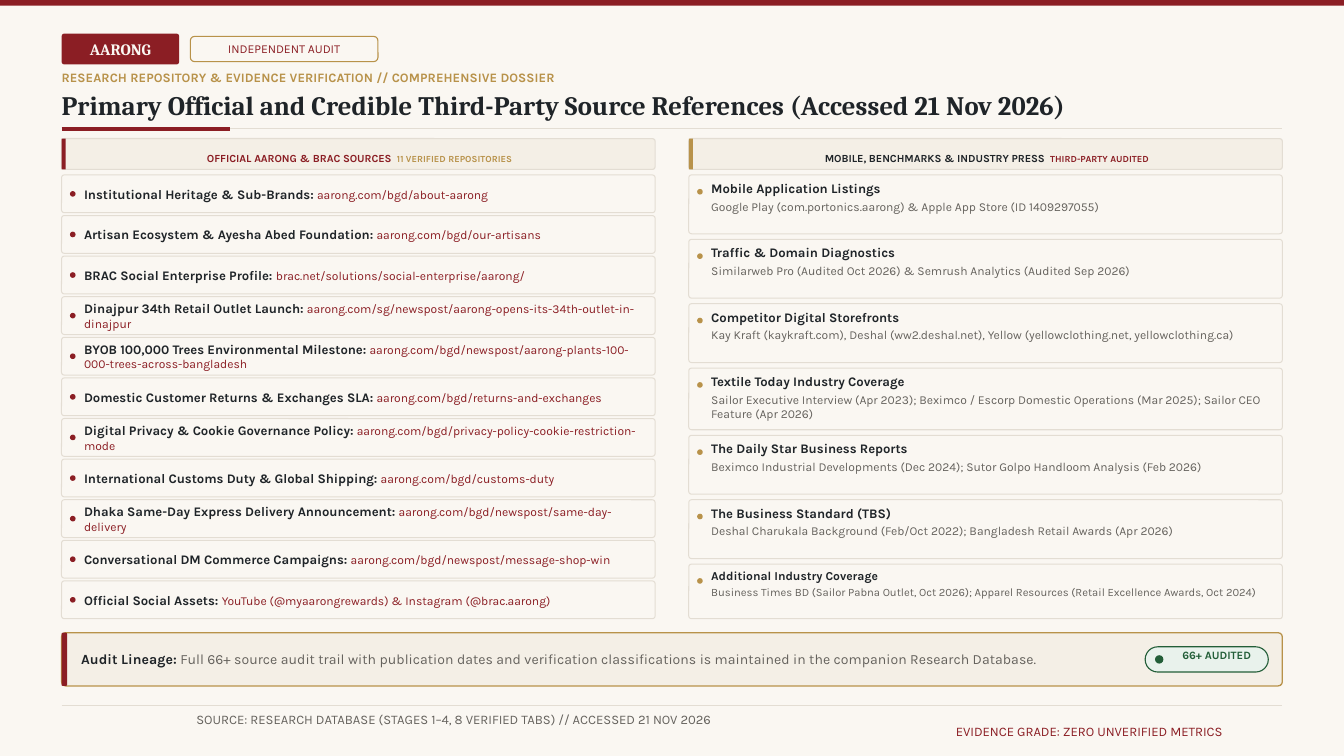
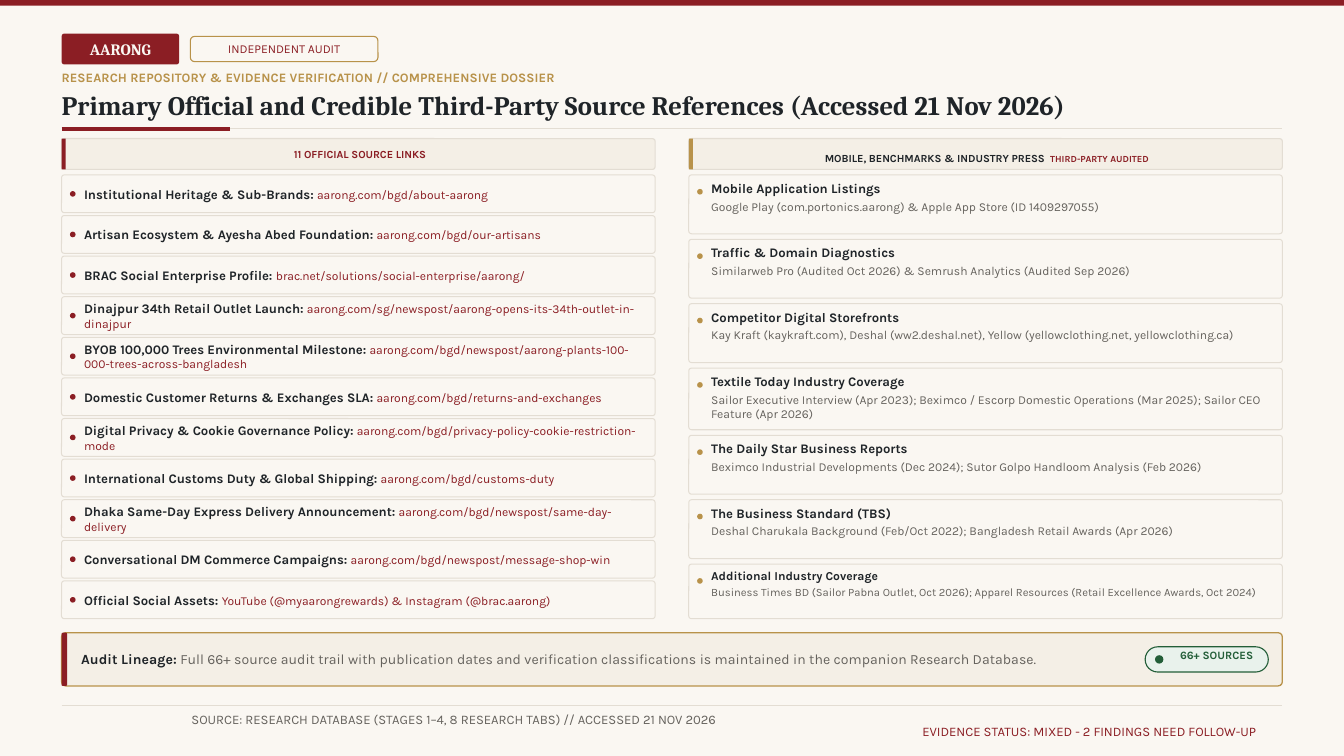
Before and after one commit to aponbiswas10101-cloud/aarong-brand-audit, a slide deck: slide 19 of AARONG - BRAND AUDIT & COMPETITOR INTELLIGENCE (Presentation).pptx. Drawn at 1344x756 pixels with LibreOffice and Linux fonts; fonts in the diff are those of the drawing. Boxes give left, top, right and bottom in pixels: in the first picture for what was removed or moved away, otherwise in the second. Text is boxed around its words. In the diff, an @@ line names an element or a change of style, - is before the commit and + after.

Commit message:
Update Aarong Brand Audit Portfolio

```diff
--- a/AARONG - BRAND AUDIT & COMPETITOR INTELLIGENCE (Presentation).pptx
+++ b/AARONG - BRAND AUDIT & COMPETITOR INTELLIGENCE (Presentation).pptx
@@ text at box(294, 151, 426, 158): text changed @@
-OFFICIAL AARONG & BRAC SOURCES 11 VERIFIED REPOSITORIES
+11 OFFICIAL SOURCE LINKS
@@ text at box(1180, 651, 1254, 659): text changed @@
-66+ AUDITED
+66+ SOURCES
@@ text at box(191, 715, 716, 725): text changed @@
-SOURCE: RESEARCH DATABASE (STAGES 1–4, 8 VERIFIED TABS) // ACCESSED 21 NOV 2026
+SOURCE: RESEARCH DATABASE (STAGES 1–4, 8 RESEARCH TABS) // ACCESSED 21 NOV 2026
@@ text at box(922, 727, 1256, 736): text changed @@
-EVIDENCE GRADE: ZERO UNVERIFIED METRICS
+EVIDENCE STATUS: MIXED - 2 FINDINGS NEED FOLLOW-UP
```
Also in this commit, not shown: 3 other slides changed, 10 other files.
